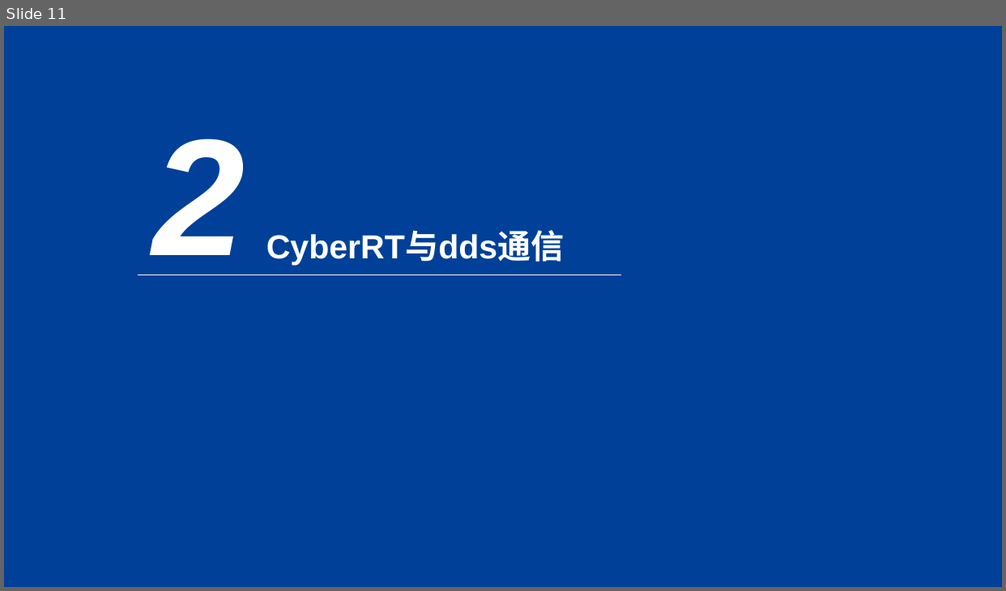
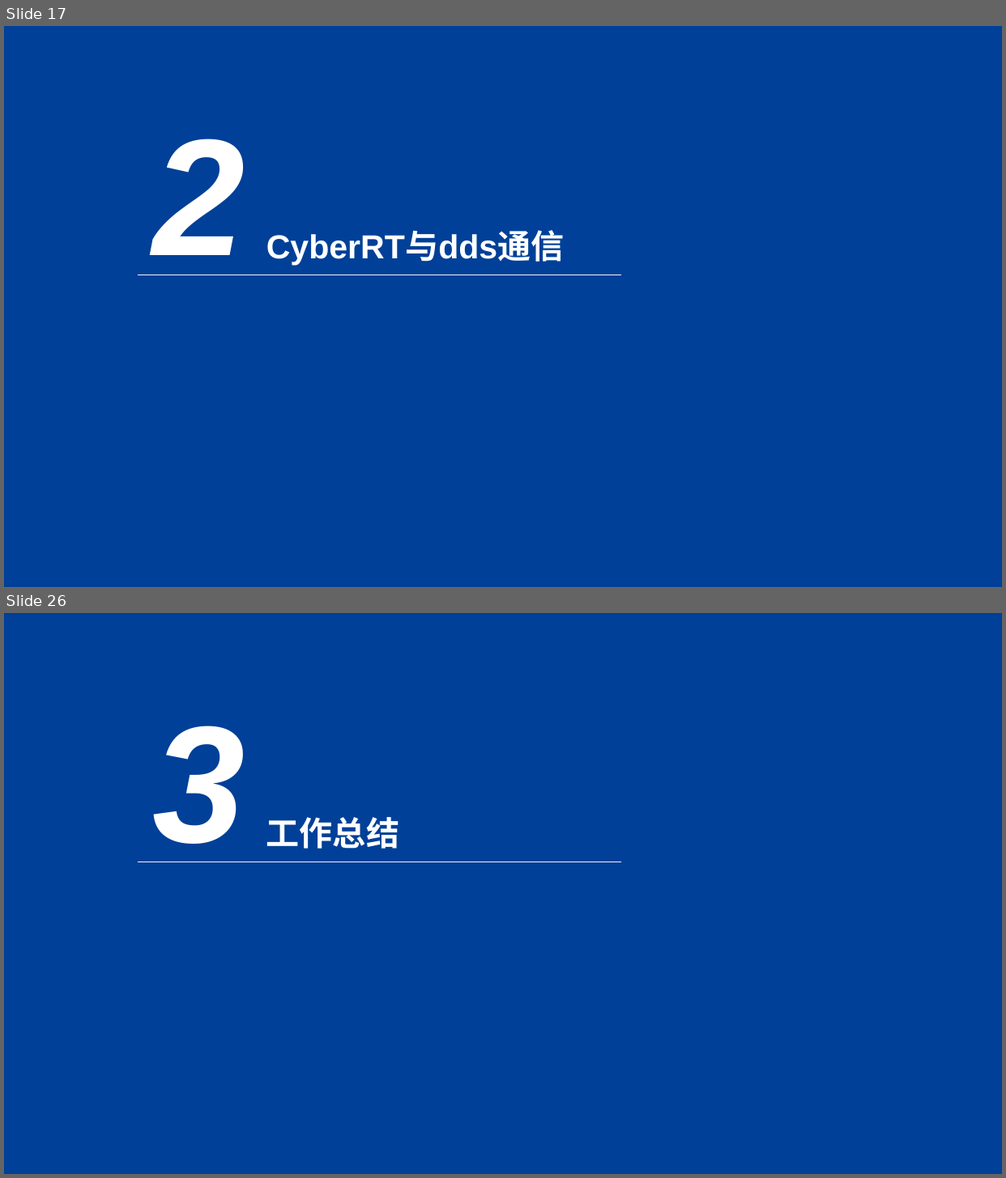
Before and after one commit to CXJ123-ai/-, a slide deck: CyberRT与cyclonedds通信.pptx. Shown one above the other, each under a label of ours: slide 11 before the commit, slides 17 and 26 after it; the slides between them are not shown. The pictures are 1006x591 and 1006x1178 pixels, drawn with LibreOffice and Linux fonts; fonts in the diff are those of the drawing. Boxes give left, top, right and bottom in pixels: in the first picture for what was removed or moved away, otherwise in the second. Text is boxed around its words. In the diff, an @@ line names an element or a change of style, - is before the commit and + after.

```diff
--- a/CyberRT与cyclonedds通信.pptx
+++ b/CyberRT与cyclonedds通信.pptx
@@ slide 26 added at (4, 613, 1002, 1174), background #004098; not listed: 1 template element that a slide beside it also shows @@
@@ text added at (153, 726, 245, 862), 160 pt, text #FFFFFF, bold, italic @@
+3
@@ text added at (266, 817, 399, 849), 32 pt, text #FFFFFF, bold @@
+工作总结
@@ what was slide 11 is now slide 17 @@
```
Also in this commit, not shown: 16 slides changed, 8 other slides added, 1 slide removed.
